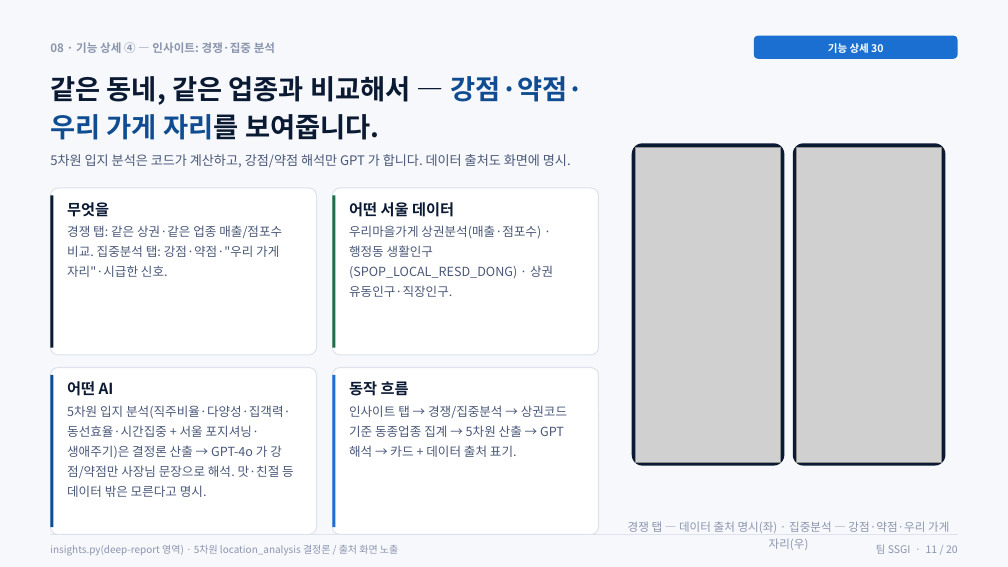
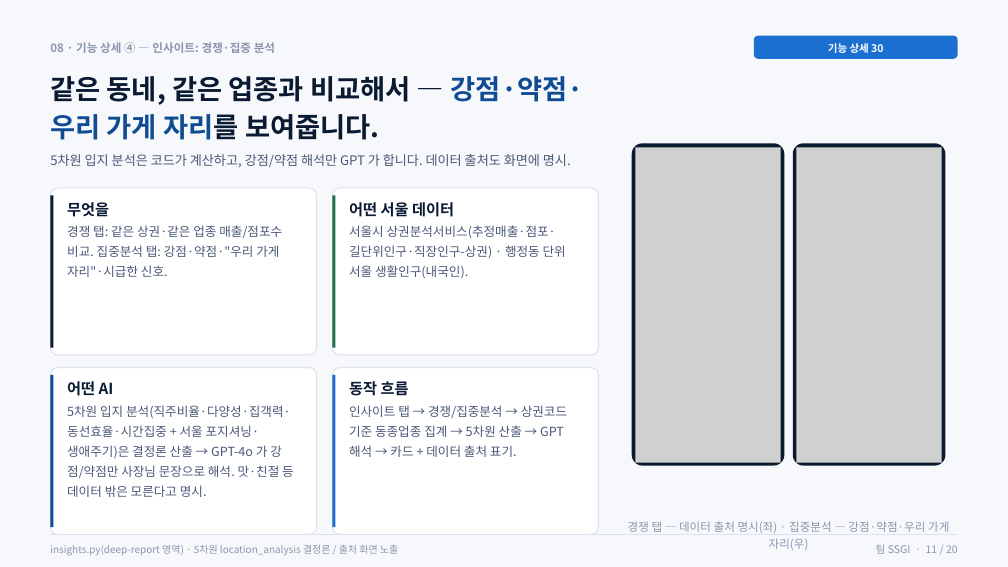
Before and after one commit to Tok-Baro/SSGI_AI_Coach, a slide deck: slide 11 of SSGI_상세기획서_심사위원용.pptx. Drawn at 1008x567 pixels with LibreOffice and Linux fonts; fonts in the diff are those of the drawing; grey boxes stand for pictures. Boxes give left, top, right and bottom in pixels: in the first picture for what was removed or moved away, otherwise in the second. Text is boxed around its words. In the diff, an @@ line names an element or a change of style, - is before the commit and + after.

```diff
--- a/SSGI_상세기획서_심사위원용.pptx
+++ b/SSGI_상세기획서_심사위원용.pptx
@@ text at [349, 225, 566, 279]: text changed @@
-우리마을가게 상권분석(매출·점포수) · 행정동 생활인구(SPOP_LOCAL_RESD_DONG) · 상권 유동인구·직장인구.
+서울시 상권분석서비스(추정매출·점포·길단위인구·직장인구-상권) · 행정동 단위 서울 생활인구(내국인).
```
Also in this commit, not shown: 9 other slides changed, 1 other file.
